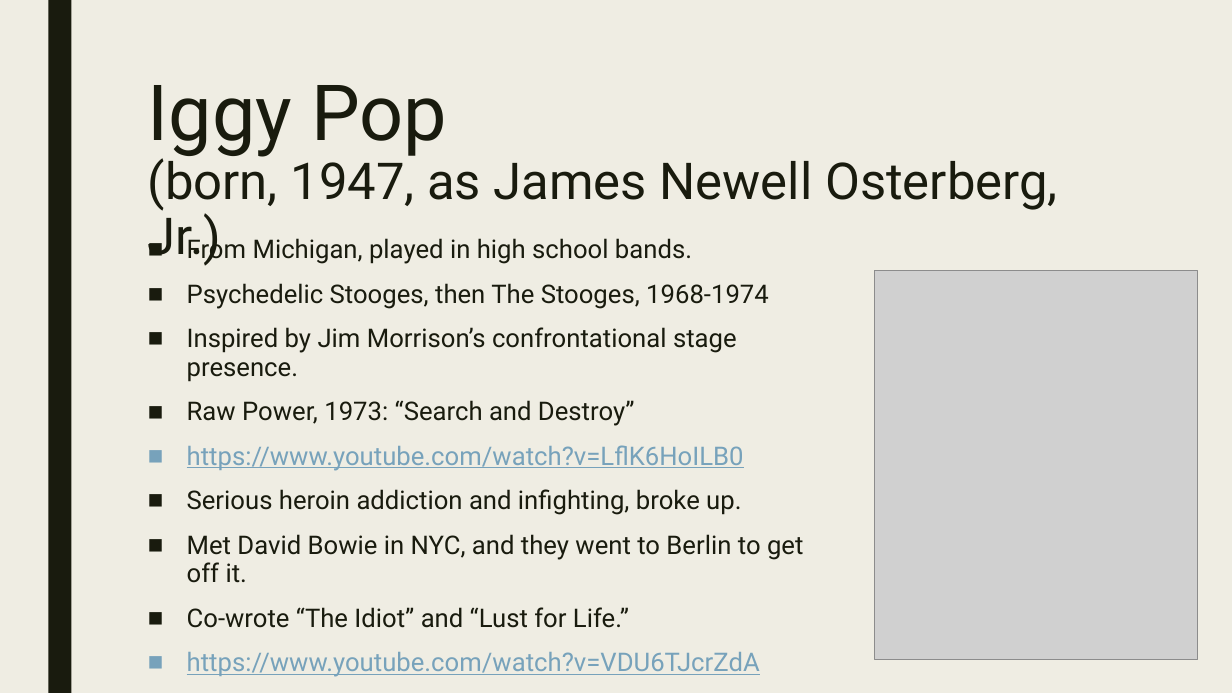
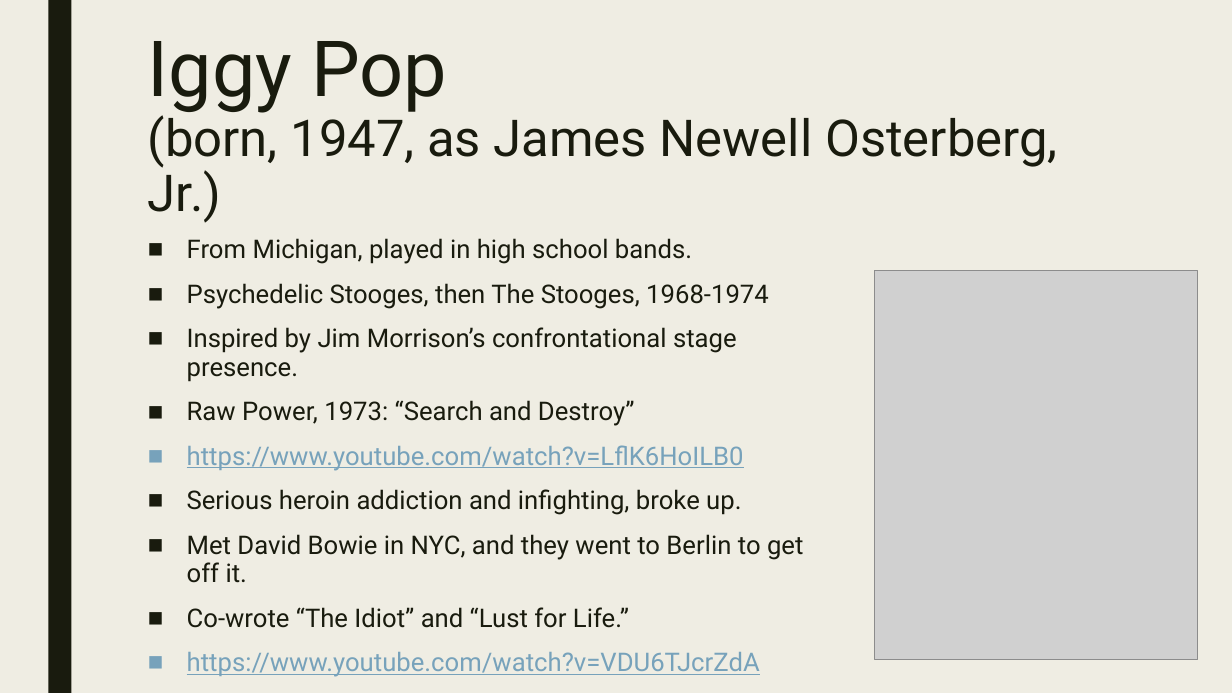
Before and after one commit to mrbaker1917/website, a slide deck: slide 13 of HSTR121/ppts/Early1970sGoodBadUgly.pptx. Drawn at 1232x693 pixels with LibreOffice and Linux fonts; fonts in the diff are those of the drawing; grey boxes stand for pictures. Boxes give left, top, right and bottom in pixels: in the first picture for what was removed or moved away, otherwise in the second. Text is boxed around its words. In the diff, an @@ line names an element or a change of style, - is before the commit and + after.

```diff
--- a/HSTR121/ppts/Early1970sGoodBadUgly.pptx
+++ b/HSTR121/ppts/Early1970sGoodBadUgly.pptx
@@ title "Iggy Pop (born, 1947, as ...": place and size @@
-title "Iggy Pop (born, 1947, as ..." at <box>148,85,1058,266</box>
+title "Iggy Pop (born, 1947, as ..." at <box>148,41,1058,223</box>
```
Also in this commit, not shown: 1 other slide changed, 2 other files.
